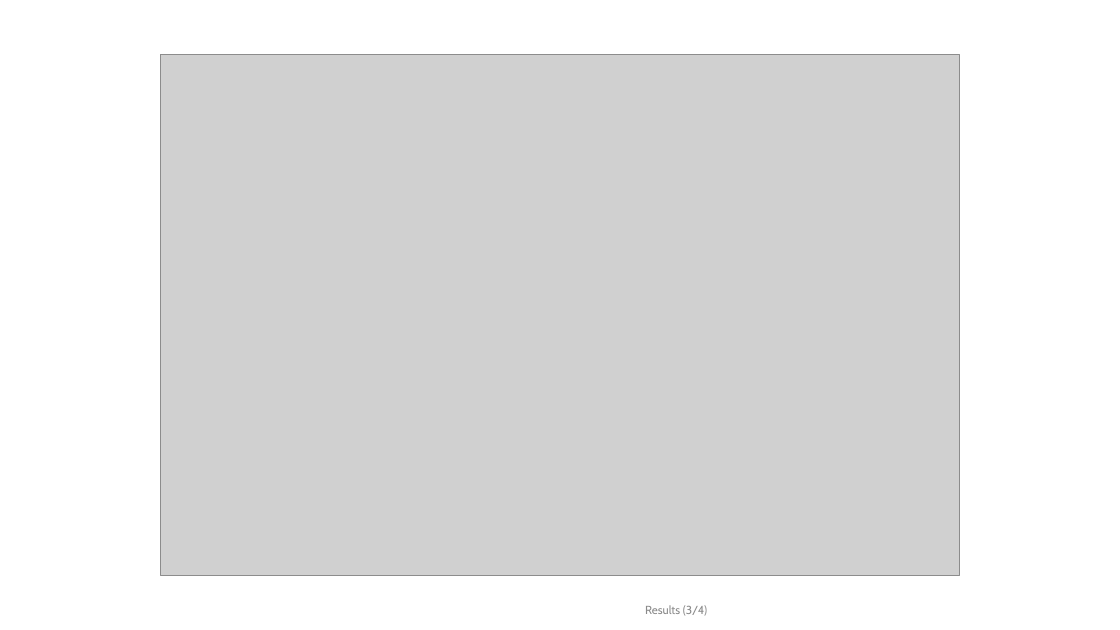
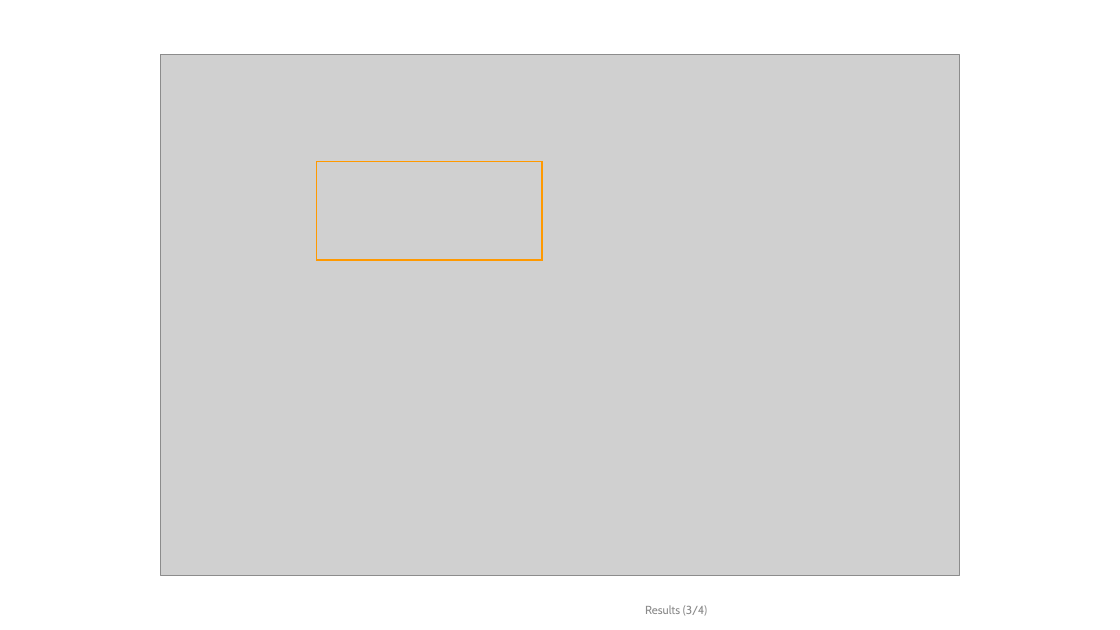
Before and after one commit to sebastianzwickl/downscaling-paper, a slide deck: slide 8 of Presentations/210827 YSSP (IIASA) - final colloquium.pptx. Drawn at 1120x630 pixels with LibreOffice and Linux fonts; fonts in the diff are those of the drawing; grey boxes stand for pictures; background and template pictures are left out. Boxes give left, top, right and bottom in pixels: in the first picture for what was removed or moved away, otherwise in the second. Text is boxed around its words. In the diff, an @@ line names an element or a change of style, - is before the commit and + after.

```diff
--- a/Presentations/210827 YSSP (IIASA) - final colloquium.pptx
+++ b/Presentations/210827 YSSP (IIASA) - final colloquium.pptx
@@ rectangle added at bbox=[317, 161, 542, 260], outline #FF9900 1.5 pt @@
```
Also in this commit, not shown: 5 other slides changed, 2 other files.
